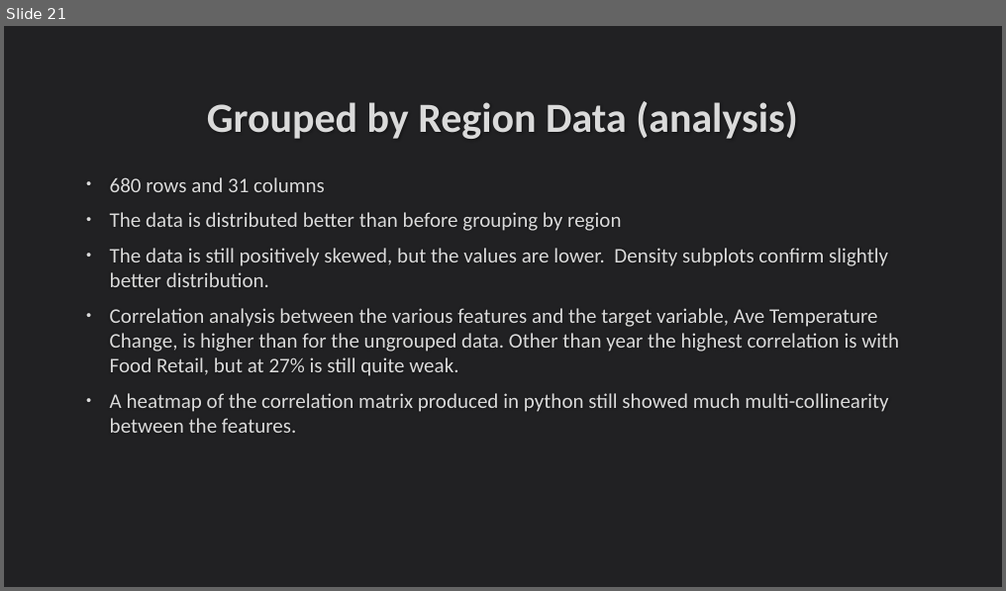
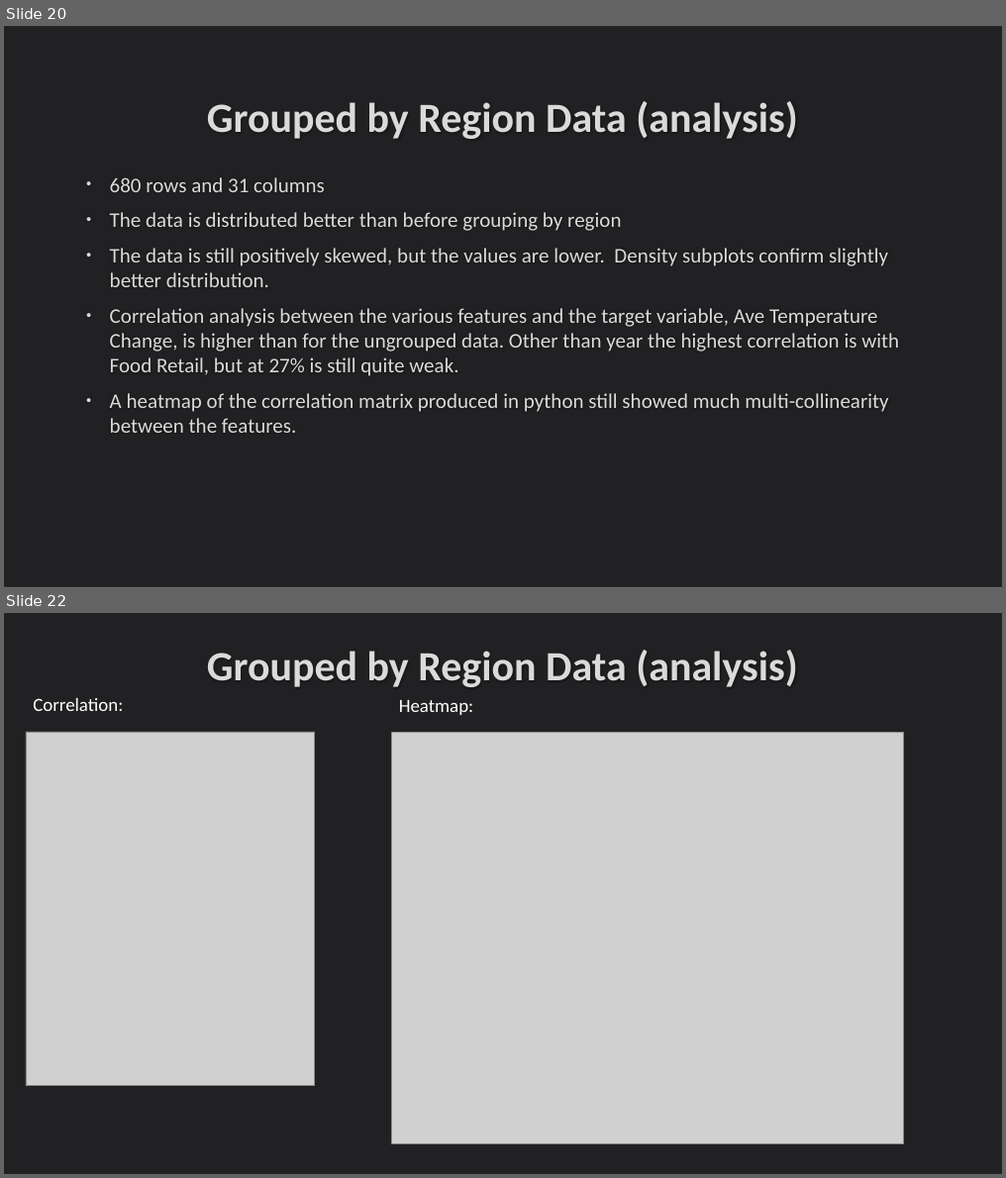
Before and after one commit to DavidFHarrison/2403PTDS_Regression_DH, a slide deck: Regression Project – PTDS 2403.pptx. Shown one above the other, each under a label of ours: slide 21 before the commit, slides 20 and 22 after it; the slides between them are not shown. The pictures are 1006x591 and 1006x1178 pixels, drawn with LibreOffice and Linux fonts; fonts in the diff are those of the drawing; grey boxes stand for pictures. Boxes give left, top, right and bottom in pixels: in the first picture for what was removed or moved away, otherwise in the second. Text is boxed around its words. In the diff, an @@ line names an element or a change of style, - is before the commit and + after.

```diff
--- a/Regression Project – PTDS 2403.pptx
+++ b/Regression Project – PTDS 2403.pptx
@@ slide 22 added at [4,613,1002,1174], background #212123 @@
@@ title added at [207,650,798,687], 40 pt, text #DADADA, bold @@
+Grouped by Region Data (analysis)
@@ text added at [33,698,123,711], 18 pt, text #FFFFFF @@
+Correlation:
@@ text added at [399,700,473,715], 18 pt, text #FFFFFF @@
+Heatmap:
@@ picture added at [26,732,315,1086] @@
@@ picture added at [392,732,904,1145] @@
@@ what was slide 21 is now slide 20 @@
```
Also in this commit, not shown: 7 slides changed, 11 other slides added, 7 slides removed, 2 other files.
